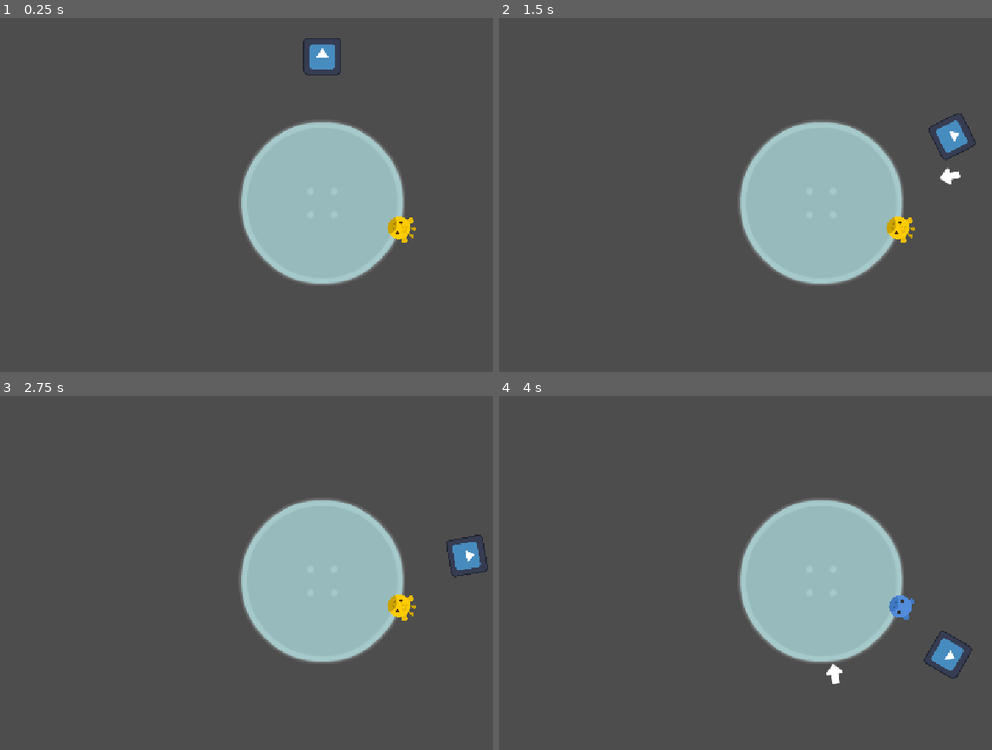
Above: before the commit, frames 1-4 (two rows, left to right).
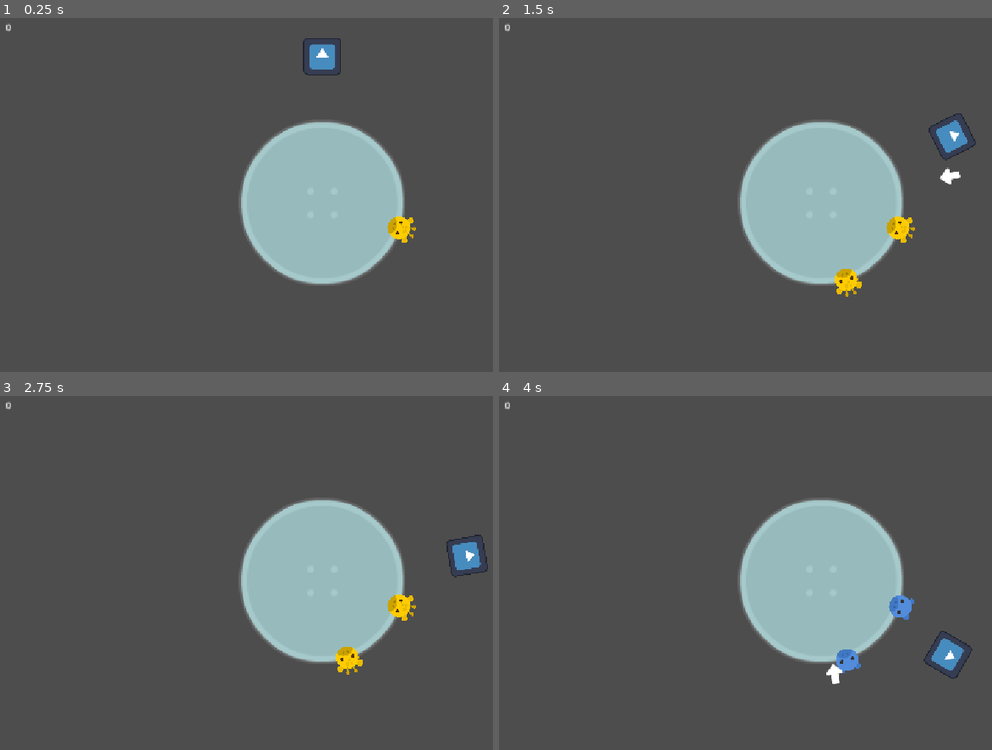
Above: after the commit, the same moments.

Repository: DoubtRabbit/space-farmer
Game: Godot game, scene res://levels/level_base.tscn
Two runs of this game, one before a commit and one after it. Both use one fixed random seed, a clock stepped at 60 frames per second and the inputs below. The engine's default icon, where the game draws it, is replaced by a stand-in: a white triangle on a blue panel in a dark square.
Inputs:
- Up to frame 1 (0.25 s): no input
- Up to frame 2 (1.5 s): tap Enter at 0.5 s; hold D (RIGHT) 0.53-1.28 s; hold Space (WATER) 0.53-1.28 s; hold A (LEFT) from 1.28 s (still down); tap Space (WATER) at 1.35 s
- Up to frame 3 (2.75 s): release A (LEFT) at 2.03 s; hold D (RIGHT) from 2.03 s (still down); hold Space (WATER) from 2.03 s (still down)
- Up to frame 4 (4 s): release Space (WATER) at 2.78 s; tap Space (WATER) at 2.85 s; release D (RIGHT) at 3.53 s; hold A (LEFT) from 3.53 s (still down); hold Space (WATER) from 3.53 s (still down)

The runs differ from the first frame. In frame 1, less than 0.1% of the frame differs, in the area x 1-3%, y 1-4%; in frame 2, 0.3%, in the area x 1-74%, y 1-79%; in frame 3, 0.3%; in frame 4, 0.3%.
Error before the commit: Invalid access to property or key 'new_spot' on a base object of type 'StaticBody2D (Plant)'. (res://scenes/planet/planet.gd:42)

Commit message:
Add ability to harvest plants with simple money counter

Diff:
--- /dev/null
+++ b/Globals/SignalHub.gd
@@ -0,0 +1,3 @@
+extends Node
+
+signal plant_harvested
--- a/levels/level_base.tscn
+++ b/levels/level_base.tscn
@@ -1,9 +1,10 @@
 [gd_scene format=3 uid="uid://b5p1r4lo43p1g"]
 
-[ext_resource type="Script" uid="uid://cdefals1qsfjs" path="res://level_base.gd" id="1_vmt1o"]
+[ext_resource type="Script" uid="uid://cdefals1qsfjs" path="res://levels/level_base.gd" id="1_vmt1o"]
 [ext_resource type="PackedScene" uid="uid://dyc1qcfwrmuxu" path="res://scenes/planet/planet.tscn" id="2_da5si"]
 [ext_resource type="PackedScene" uid="uid://b6mj7a5g5yjpi" path="res://scenes/player/player.tscn" id="3_ep22m"]
 [ext_resource type="Script" uid="uid://blhs7ne6j2qx5" path="res://scenes/player/player.gd" id="4_da5si"]
+[ext_resource type="PackedScene" uid="uid://coc7trwnug3u3" path="res://scenes/gameui/game_ui.tscn" id="5_ep22m"]
 
 [node name="LevelBase" type="Node2D" unique_id=400424548]
 script = ExtResource("1_vmt1o")
@@ -16,3 +17,7 @@
 script = ExtResource("4_da5si")
 
 [node name="Projectiles" type="Node2D" parent="." unique_id=190500883]
+
+[node name="CanvasLayer" type="CanvasLayer" parent="." unique_id=1572704658]
+
+[node name="GameUI" parent="CanvasLayer" unique_id=1643967851 instance=ExtResource("5_ep22m")]
--- a/project.godot
+++ b/project.godot
@@ -14,6 +14,10 @@
 run/main_scene="uid://b5p1r4lo43p1g"
 config/features=PackedStringArray("4.7", "GL Compatibility")
 config/icon="res://icon.svg"
+
+[autoload]
+
+SignalHub="*uid://ystxgs2ye43t"
 
 [display]
 
--- /dev/null
+++ b/scenes/gameui/game_ui.gd
@@ -0,0 +1,26 @@
+extends Control
+@onready var money_label: Label = $MarginContainer/Money
+
+var money
+var PLANT_MONEY = 5 # default amount of money harvested
+
+# Called when the node enters the scene tree for the first time.
+func _ready() -> void:
+	money = 0
+	money_label.text = str(money)
+	pass # Replace with function body.
+
+# Called every frame. 'delta' is the elapsed time since the previous frame.
+func _process(delta: float) -> void:
+	pass
+
+# TODO: create a specific money manager?
+func on_plant_harvested() -> void:
+	print("HARVESTED")
+	money += PLANT_MONEY
+	money_label.text = str(money)
+	print("Gained ", PLANT_MONEY, " now have: ", money)
+
+
+func _on_tree_entered() -> void:
+	SignalHub.plant_harvested.connect(on_plant_harvested)
--- /dev/null
+++ b/scenes/gameui/game_ui.tscn
@@ -0,0 +1,34 @@
+[gd_scene format=3 uid="uid://coc7trwnug3u3"]
+
+[ext_resource type="Script" uid="uid://cg084nl1qwylj" path="res://scenes/gameui/game_ui.gd" id="1_5bmdj"]
+
+[node name="GameUI" type="Control" unique_id=1643967851]
+layout_mode = 3
+anchors_preset = 15
+anchor_right = 1.0
+anchor_bottom = 1.0
+grow_horizontal = 2
+grow_vertical = 2
+script = ExtResource("1_5bmdj")
+
+[node name="MarginContainer" type="MarginContainer" parent="." unique_id=405527638]
+layout_mode = 1
+anchors_preset = 15
+anchor_right = 1.0
+anchor_bottom = 1.0
+grow_horizontal = 2
+grow_vertical = 2
+theme_override_constants/margin_left = 20
+theme_override_constants/margin_top = 20
+theme_override_constants/margin_right = 20
+theme_override_constants/margin_bottom = 20
+metadata/_edit_use_anchors_ = true
+
+[node name="Money" type="Label" parent="MarginContainer" unique_id=2076566735]
+layout_mode = 2
+size_flags_horizontal = 0
+size_flags_vertical = 0
+text = "MONEY"
+metadata/_edit_use_anchors_ = true
+
+[connection signal="tree_entered" from="." to="." method="_on_tree_entered"]
--- a/scenes/planet/planet.gd
+++ b/scenes/planet/planet.gd
@@ -11,7 +11,6 @@
 var MAX_PLANTS = 5 # number of plants allowed on planet
 var free_spots: Array[int] = [] # array of 1 to GROWING_SLOTS
 
-
 # Called when the node enters the scene tree for the first time.
 func _ready() -> void:
 	surface_offset = Vector2(0, sprite.texture.get_width())
@@ -19,7 +18,6 @@
 		free_spots.append(i)
 	spawn_plant()
 	plant_timer.start()
-
 
 # Called every frame. 'delta' is the elapsed time since the previous frame.
 func _process(delta: float) -> void:
@@ -39,13 +37,13 @@
 	new_plant.position = surface_offset.rotated((TAU / GROWING_SLOTS) * new_spot)
 	new_plant.look_at(position)
 	new_plant.rotate(-PI/2)
-	new_plant.tree_exiting.connect(_on_plant_removed.bind(new_plant.new_spot))
+	#new_plant.tree_exiting.connect(_on_plant_removed.bind(new_plant.new_spot))
 	print("Planted plant @: ", new_plant.position)
 
-func _on_plant_removed(freed_spot: int) -> void:
-	free_spots.append(freed_spot) # add the freed spot back into the list of free spots!
-	pass
+#func _on_plant_removed(freed_spot: int) -> void:
+	#free_spots.append(freed_spot) # add the freed spot back into the list of free spots!
+	#pass
 
-func _on_plant_timer_timeout(freed_spot: int) -> void:
+func _on_plant_timer_timeout() -> void:
 	spawn_plant()
 	plant_timer.start(randf_range(1, 5))
--- a/scenes/plant/plant.gd
+++ b/scenes/plant/plant.gd
@@ -31,8 +31,16 @@
 				growth_state += 1
 				print("Grew plant to growth state ", growth_state)
 			2:
-				queue_free()
-				print("Plant finished growing! Earned: ")
+				sprite.texture = STATE_2
+				growth_state += 1
+				print("Plant finished growing!")
+			3:
+				harvest_plant()
+				print("Plant harvested!")
 
-func water():
+func harvest_plant() -> void:
+	queue_free()
+	SignalHub.plant_harvested.emit()
+
+func water() -> void:
 	grow_plant()
Not shown, added: Globals/SignalHub.gd.uid
Renamed: level_base.gd -> levels/level_base.gd
Renamed: level_base.gd.uid -> levels/level_base.gd.uid
Not shown, added: scenes/gameui/game_ui.gd.uid
